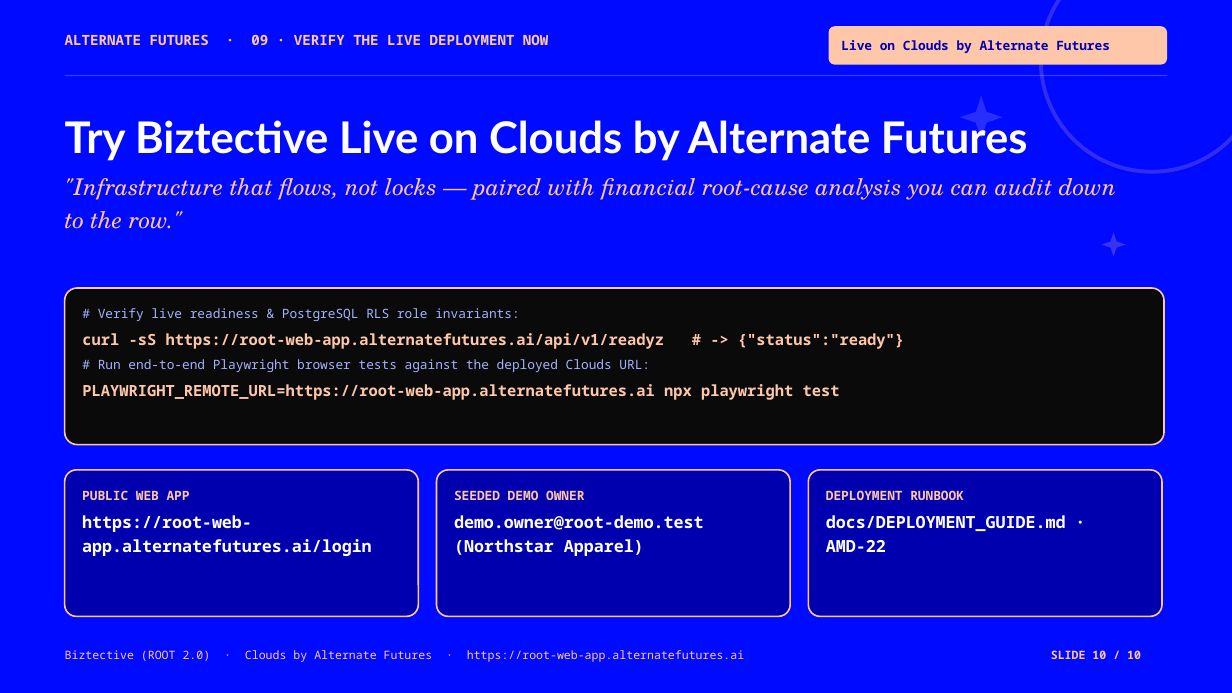
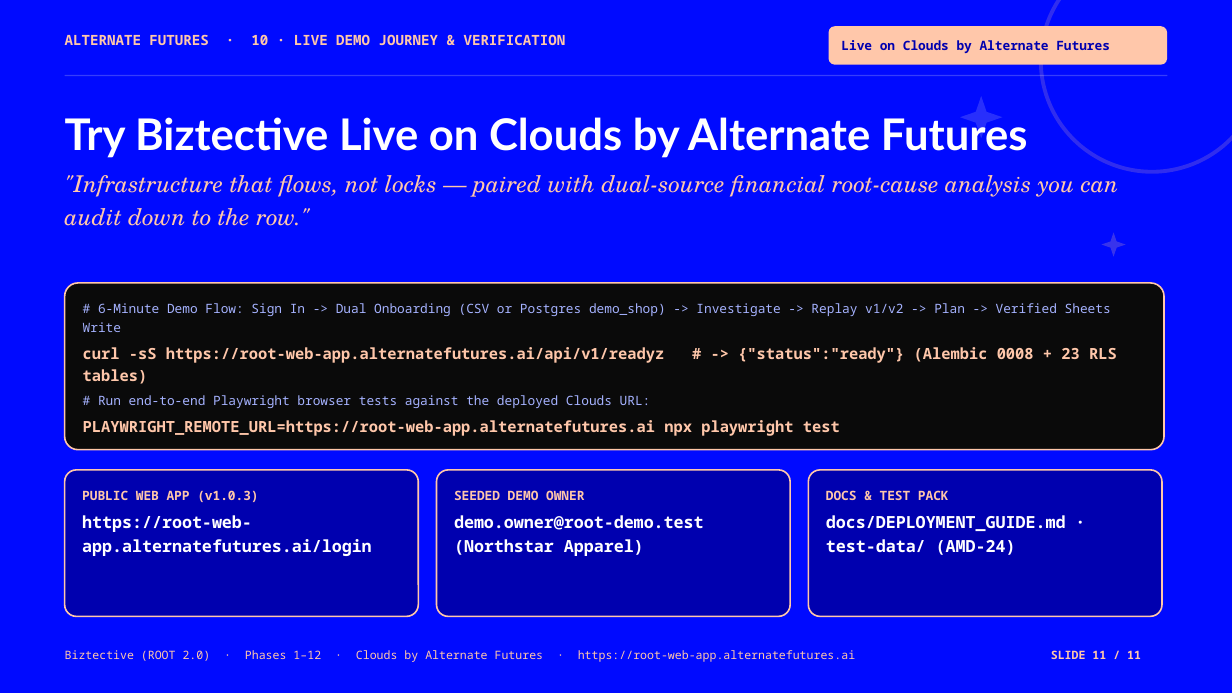
Before and after one commit to MahateerMuhammad/Biztective, a slide deck: slide 11 of docs/Biztective_Alternate_Futures_Deck.pptx (slide 10 before the commit). Drawn at 1232x693 pixels with LibreOffice and Linux fonts; fonts in the diff are those of the drawing. Boxes give left, top, right and bottom in pixels: in the first picture for what was removed or moved away, otherwise in the second. Text is boxed around its words. In the diff, an @@ line names an element or a change of style, - is before the commit and + after.

Commit message:
chore: Phase 12 build 1.0.5 images (1.0.4 tag was pre-existing)

```diff
--- a/docs/Biztective_Alternate_Futures_Deck.pptx
+++ b/docs/Biztective_Alternate_Futures_Deck.pptx
@@ text at (65,34,566,45): text changed @@
-ALTERNATE FUTURES · 09 · VERIFY THE LIVE DEPLOYMENT NOW
+ALTERNATE FUTURES · 10 · LIVE DEMO JOURNEY & VERIFICATION
@@ text at (65,175,1119,226): text changed @@
-"Infrastructure that flows, not locks — paired with financial root-cause analysis you can audit down to the row."
+"Infrastructure that flows, not locks — paired with dual-source financial root-cause analysis you can audit down to the row."
@@ rounded rectangle "# 6-Minute Demo Flow: Sign ...": place and size @@
-rounded rectangle "# 6-Minute Demo Flow: Sign ..." at (65,288,1165,445)
+rounded rectangle "# 6-Minute Demo Flow: Sign ..." at (65,283,1165,449)
@@ text in rounded rectangle at (83,303,1117,363): text changed; size 12 to 10 pt; text colour #FFC7AA to #A5B2FF; bold off @@
-# Verify live readiness & PostgreSQL RLS role invariants:
-curl -sS https://root-web-app.alternatefutures.ai/api/v1/readyz # -> {"status":"ready"}
+# 6-Minute Demo Flow: Sign In -> Dual Onboarding (CSV or Postgres demo_shop) -> Investigate -> Replay v1/v2 -> Plan -> Verified Sheets Write
+curl -sS https://root-web-app.alternatefutures.ai/api/v1/readyz # -> {"status":"ready"} (Alembic 0008 + 23 RLS tables)
@@ text in rounded rectangle at (82,490,258,502): text changed @@
-PUBLIC WEB APP
+PUBLIC WEB APP (v1.0.3)
@@ text in rounded rectangle at (826,490,1066,555): text changed @@
-DEPLOYMENT RUNBOOK
-docs/DEPLOYMENT_GUIDE.md · AMD-22
+DOCS & TEST PACK
+docs/DEPLOYMENT_GUIDE.md · test-data/ (AMD-24)
@@ text at (65,650,855,662): text changed @@
-Biztective (ROOT 2.0) · Clouds by Alternate Futures · https://root-web-app.alternatefutures.ai
+Biztective (ROOT 2.0) · Phases 1–12 · Clouds by Alternate Futures · https://root-web-app.alternatefutures.ai
@@ text at (1051,650,1141,659): text changed @@
-SLIDE 10 / 10
+SLIDE 11 / 11
```
Also in this commit, not shown: 9 other slides changed, 1 slide added, 3 other files.
